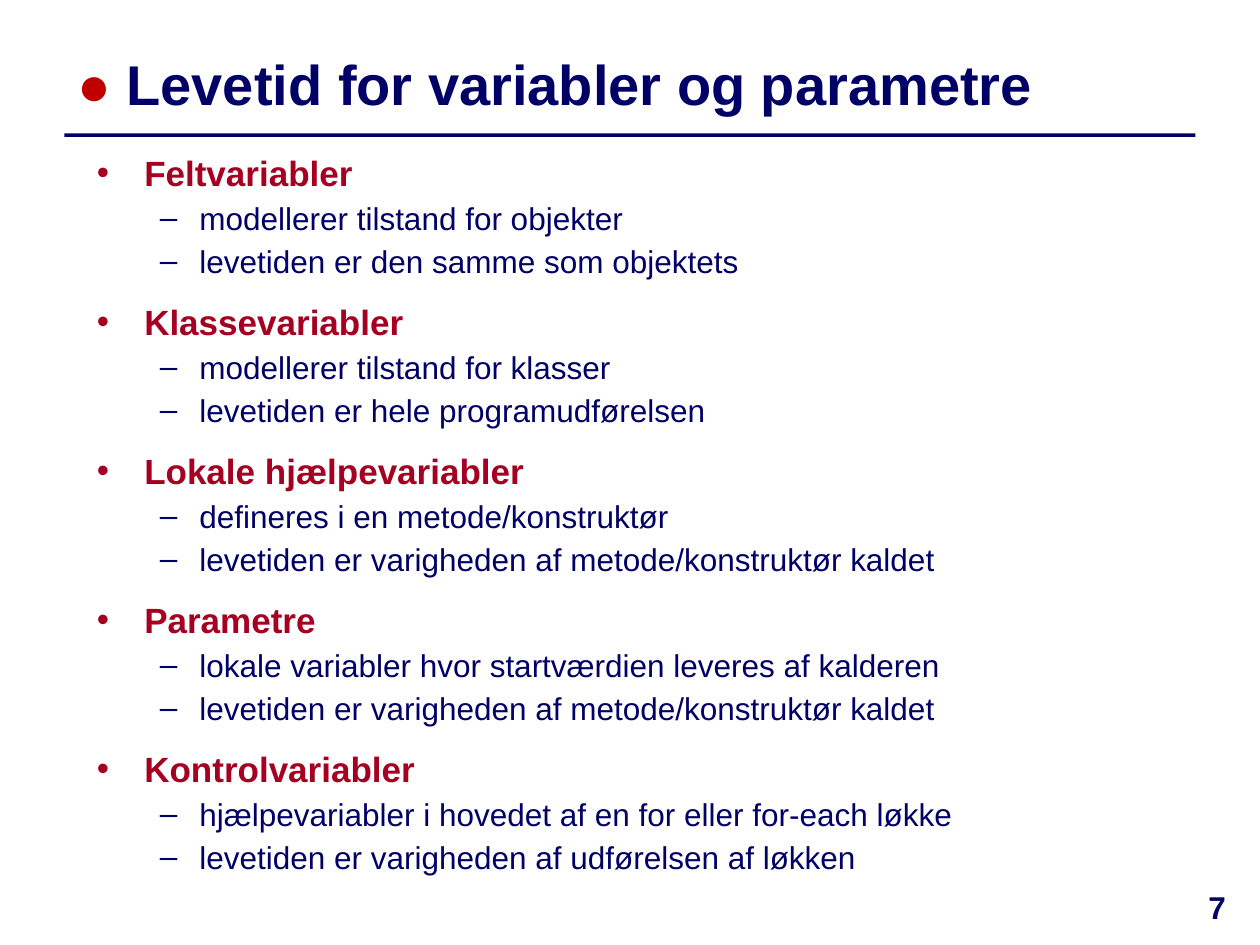
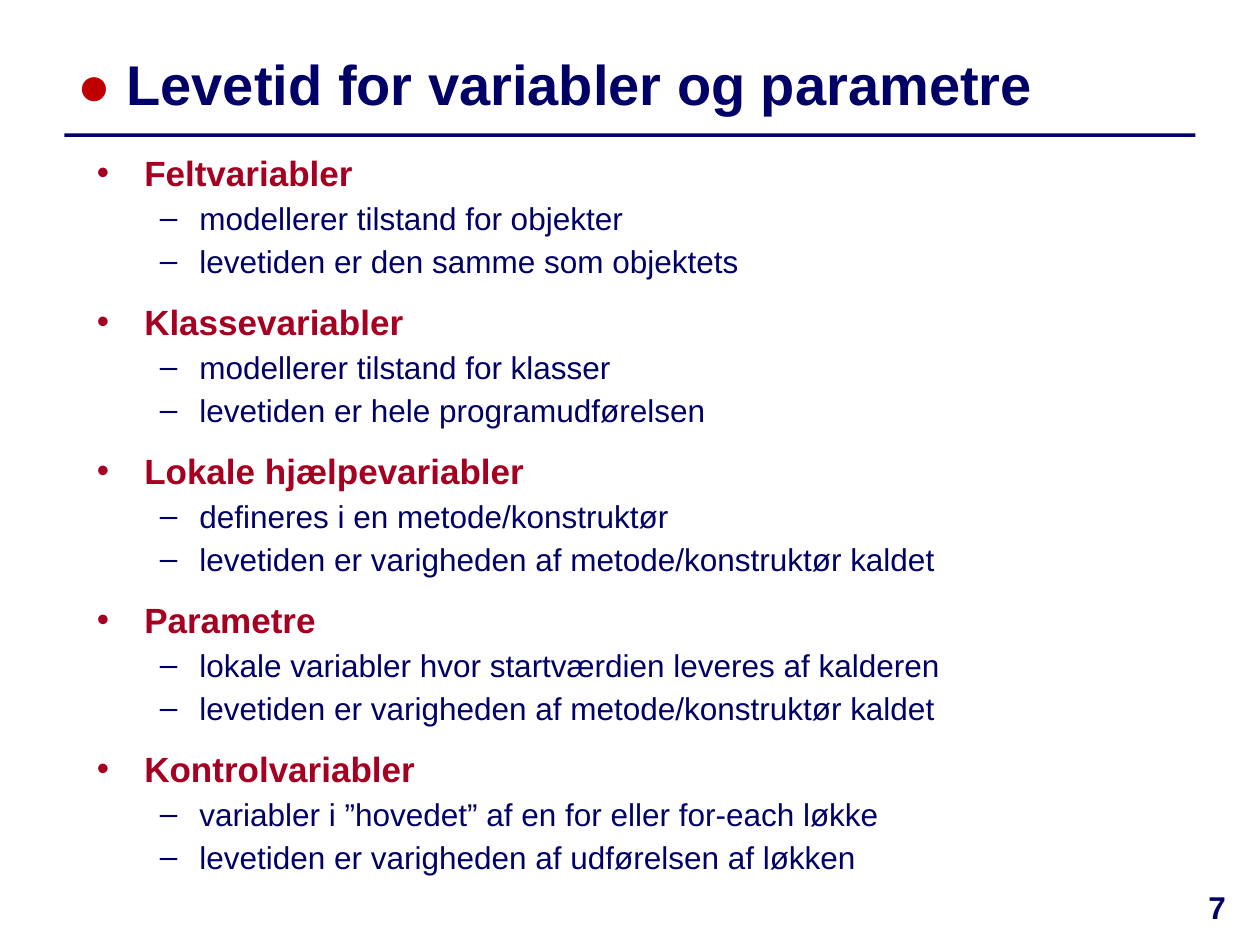
Before and after one commit to IntProgAU/Materiale, a slide deck: slide 7 of web/e23/uge_4b/Slides-Uge4-Torsdag.pptx. Drawn at 1260x945 pixels with LibreOffice and Linux fonts; fonts in the diff are those of the drawing. Boxes give left, top, right and bottom in pixels: in the first picture for what was removed or moved away, otherwise in the second. Text is boxed around its words. In the diff, an @@ line names an element or a change of style, - is before the commit and + after.

```diff
--- a/web/e23/uge_4b/Slides-Uge4-Torsdag.pptx
+++ b/web/e23/uge_4b/Slides-Uge4-Torsdag.pptx
@@ text at <box>199,803,878,827</box>: text changed @@
-  – hjælpevariabler i hovedet af en for eller for-each løkke
+  – variabler i ”hovedet” af en for eller for-each løkke
```
Also in this commit, not shown: 4 other slides changed, 4 other files.
